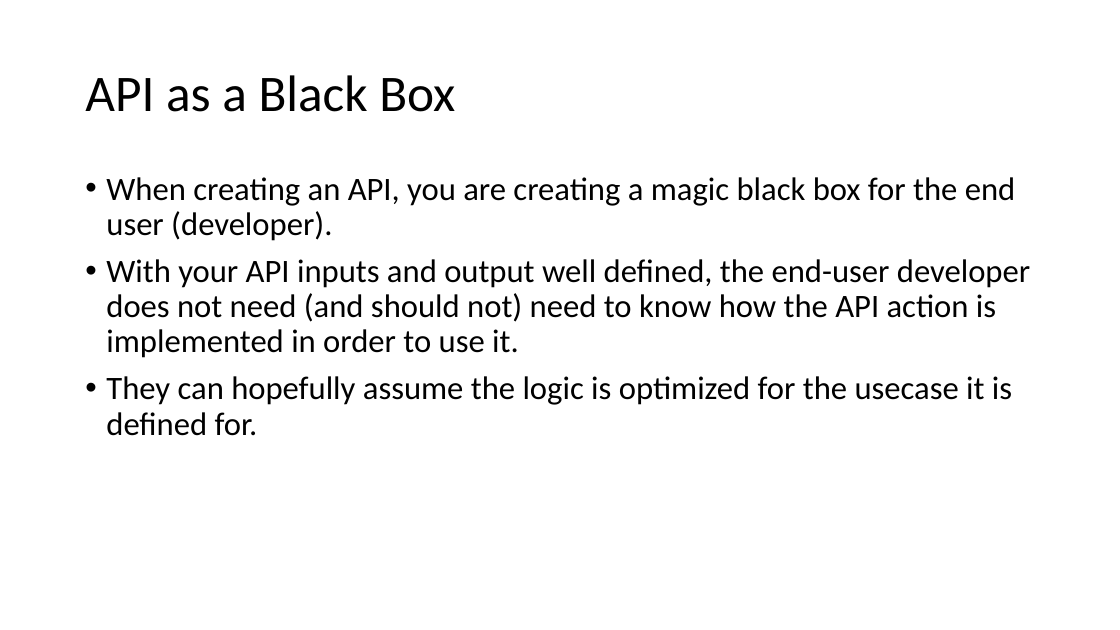
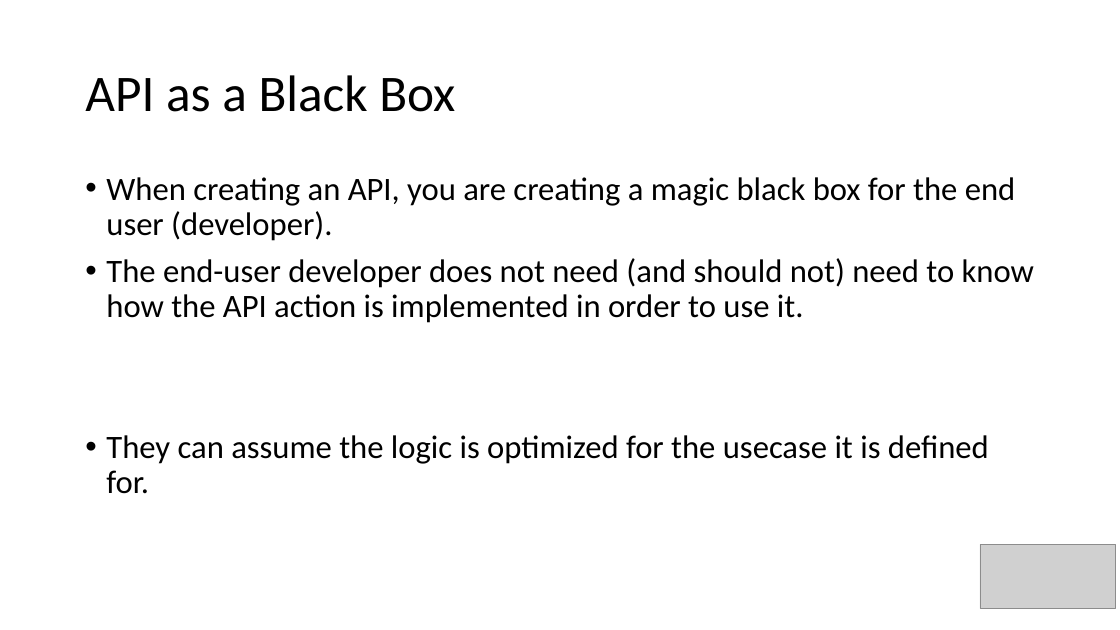
Before and after one commit to DerrickGold/Lightning-Talks, a slide deck: slide 4 of IntroductionAPI/ProgrammingAPI.pptx. Drawn at 1120x630 pixels with LibreOffice and Linux fonts; fonts in the diff are those of the drawing; grey boxes stand for pictures. Boxes give left, top, right and bottom in pixels: in the first picture for what was removed or moved away, otherwise in the second. Text is boxed around its words. In the diff, an @@ line names an element or a change of style, - is before the commit and + after.

```diff
--- a/IntroductionAPI/ProgrammingAPI.pptx
+++ b/IntroductionAPI/ProgrammingAPI.pptx
@@ text at (106, 258, 1034, 494): text changed @@
-• With your API inputs and output well defined, the end-user developer does not need (and should not) need to know how the API action is implemented in order to use it.
-• They can hopefully assume the logic is optimized for the usecase it is defined for.
+• The end-user developer does not need (and should not) need to know how the API action is implemented in order to use it.
+• They can assume the logic is optimized for the usecase it is defined for.
@@ picture added at (981, 544, 1116, 608) @@
```
Also in this commit, not shown: 9 other slides changed, 1 slide added, 1 other file.
